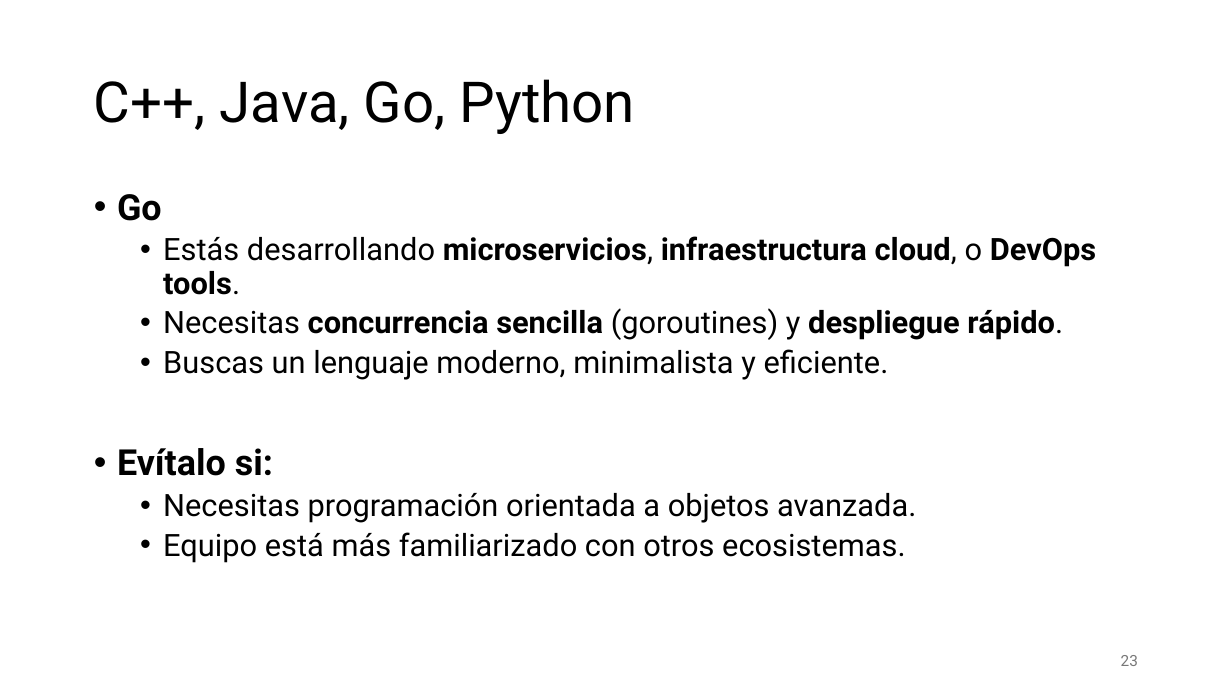
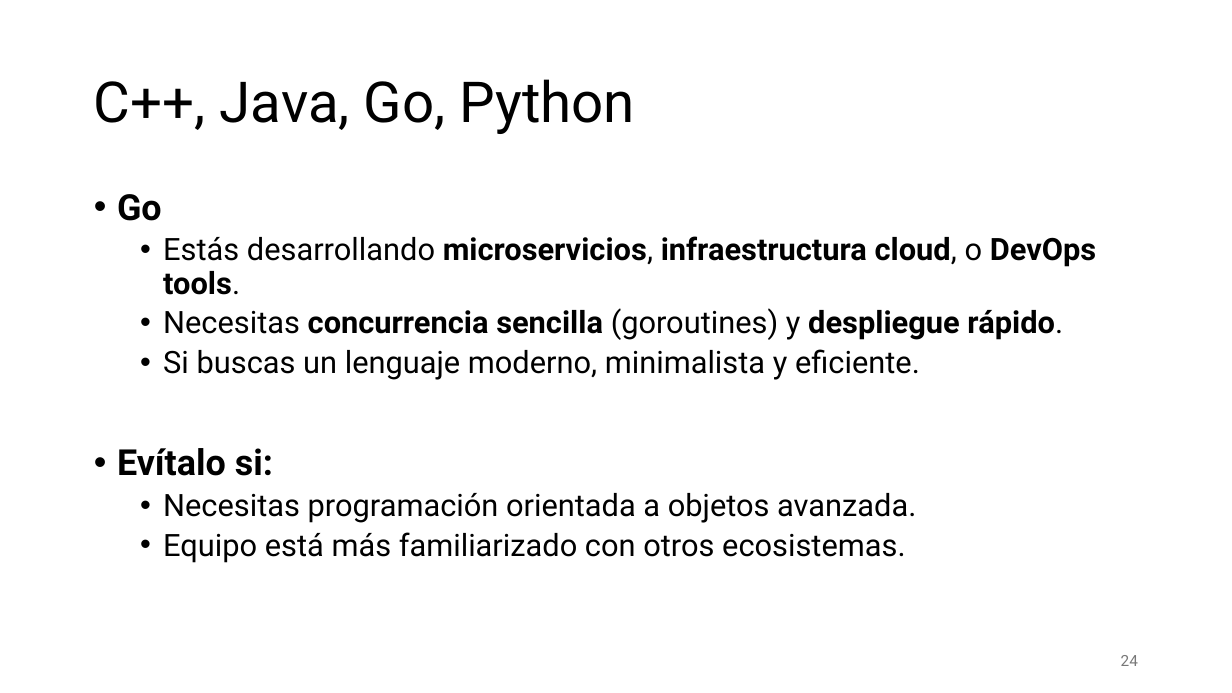
Before and after one commit to aldebarran22/CURSO_CPP_SERVICIOS_30H, a slide deck: slide 24 of doc/1_Introduccion a los servicios Web en Cpp.pptx (slide 23 before the commit). Drawn at 1232x693 pixels with LibreOffice and Linux fonts; fonts in the diff are those of the drawing. Boxes give left, top, right and bottom in pixels: in the first picture for what was removed or moved away, otherwise in the second. Text is boxed around its words. In the diff, an @@ line names an element or a change of style, - is before the commit and + after.

```diff
--- a/doc/1_Introduccion a los servicios Web en Cpp.pptx
+++ b/doc/1_Introduccion a los servicios Web en Cpp.pptx
@@ text at (163,349,920,380): text changed @@
-  • Buscas un lenguaje moderno, minimalista y eficiente.
+  • Si buscas un lenguaje moderno, minimalista y eficiente.
@@ page number at (1121,655,1138,666): text changed @@
-23
+24
```
Also in this commit, not shown: 3 other slides changed, 1 slide added, 3 other files.
